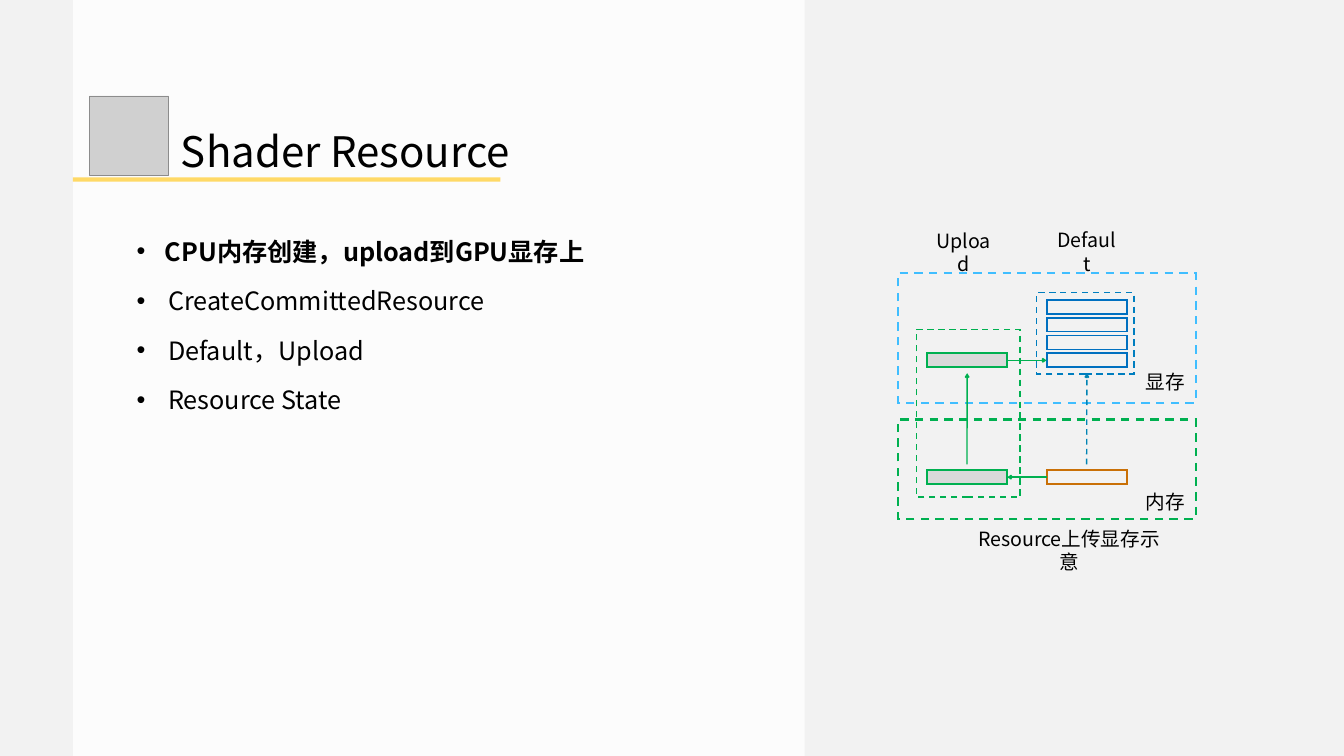
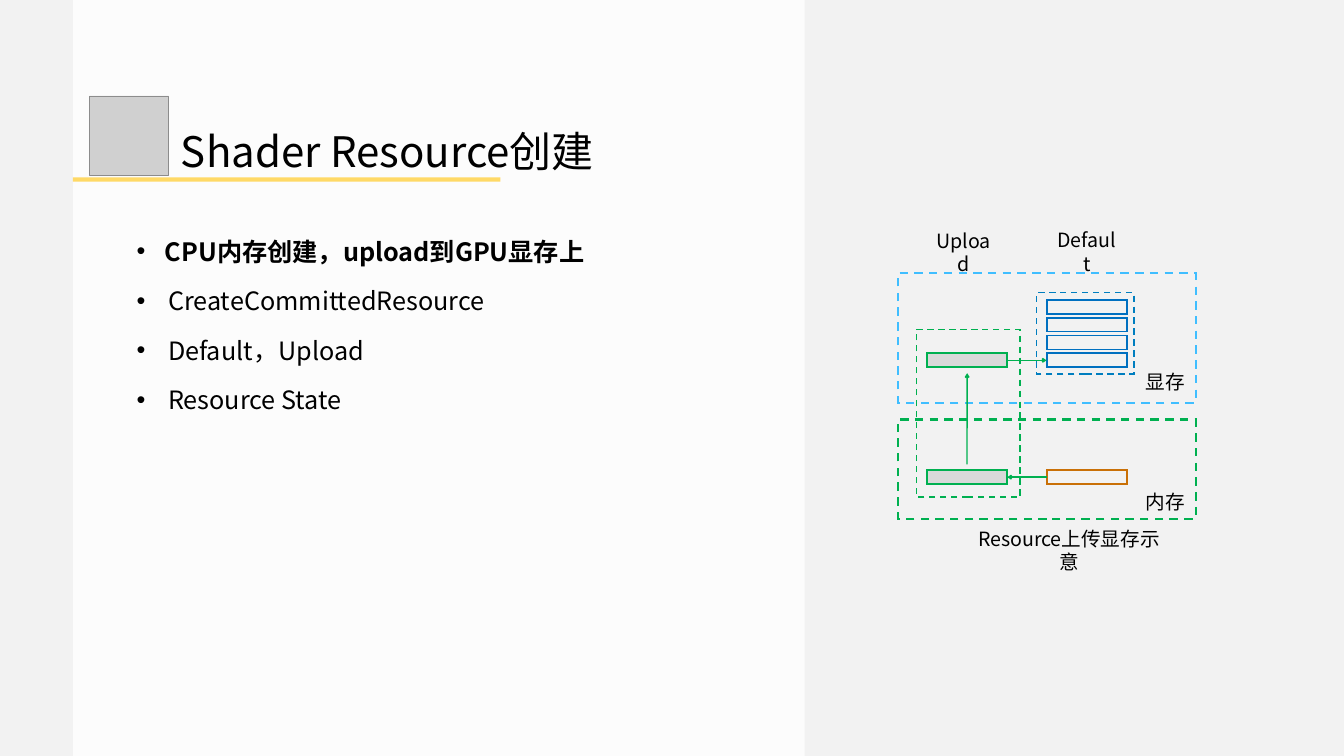
Before and after one commit to doomlover/KSGameEngineTutorials, a slide deck: slide 9 of PPTs/05.深入DX12绘制二.pptx. Drawn at 1344x756 pixels with LibreOffice and Linux fonts; fonts in the diff are those of the drawing; grey boxes stand for pictures. Boxes give left, top, right and bottom in pixels: in the first picture for what was removed or moved away, otherwise in the second. Text is boxed around its words. In the diff, an @@ line names an element or a change of style, - is before the commit and + after.

```diff
--- a/PPTs/05.深入DX12绘制二.pptx
+++ b/PPTs/05.深入DX12绘制二.pptx
@@ text at (x1=181, y1=131, x2=594, y2=171): text changed @@
-  Shader Resource
+  Shader Resource创建
@@ arrow removed from (1086, 464) to (1086, 373) @@
```
Also in this commit, not shown: 21 other slides changed, 2 slides added, 1 other file.
